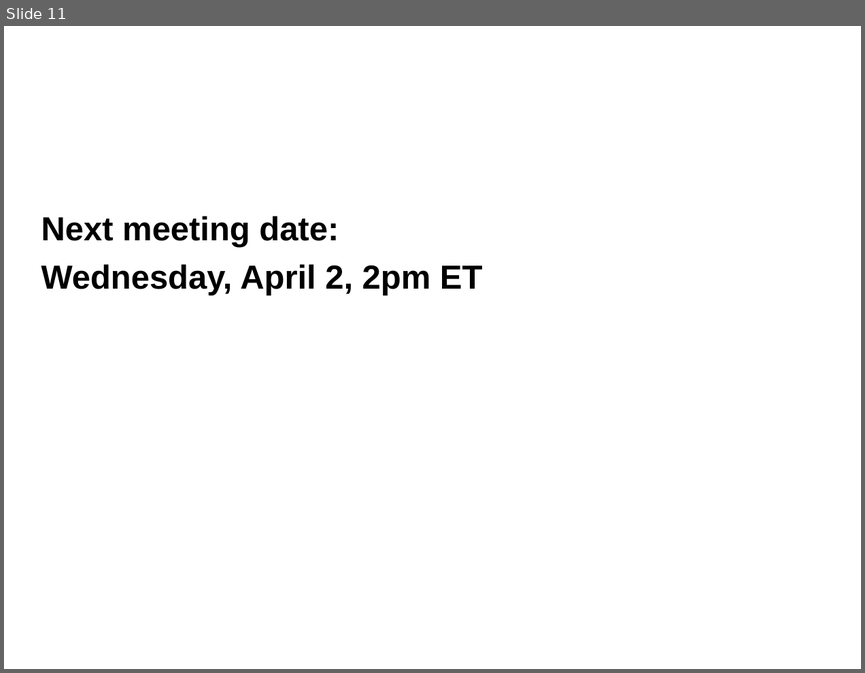
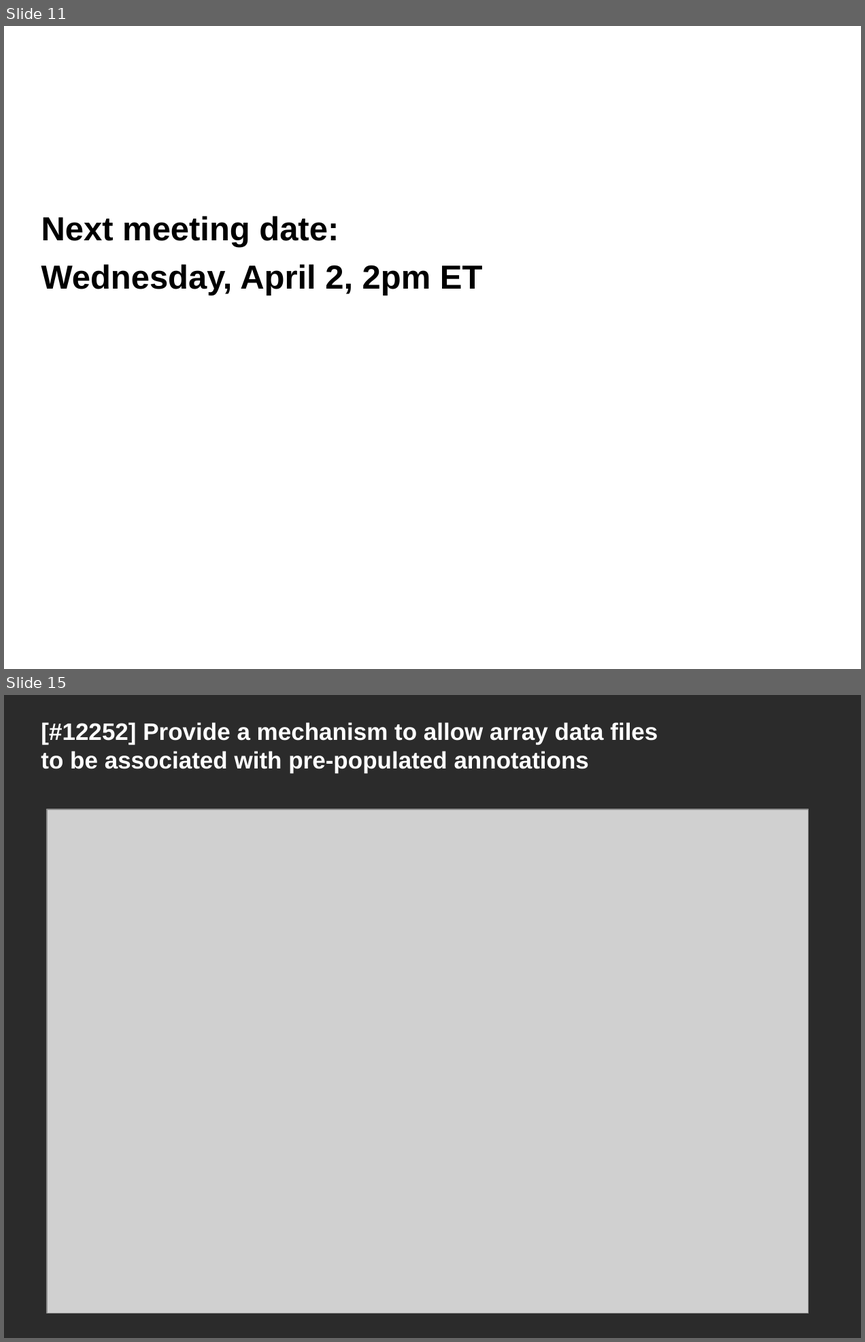
Before and after one commit to NCIP/caarray-docs, a slide deck: project_management/open_meetings/caArray User Community Meeting March5.ppt. Shown one above the other, each under a label of ours: slide 11 before the commit, slides 11 and 15 after it; the slides between them are not shown. The pictures are 865x673 and 865x1342 pixels, drawn with LibreOffice and Linux fonts; fonts in the diff are those of the drawing; grey boxes stand for pictures; background and template pictures are left out; a plain dark background stands for a picture behind light text. Boxes give left, top, right and bottom in pixels: in the first picture for what was removed or moved away, otherwise in the second. Text is boxed around its words. In the diff, an @@ line names an element or a change of style, - is before the commit and + after.

Commit message:
annotated demo screenshots

```diff
--- a/project_management/open_meetings/caArray User Community Meeting March5.ppt
+++ b/project_management/open_meetings/caArray User Community Meeting March5.ppt
@@ slide 15 added at (4,695,861,1338), background picture (left out) @@
@@ title added at (41,722,657,773), 20 pt, text #FFFFFF, bold @@
+[#12252] Provide a mechanism to allow array data files to be associated with pre-populated annotations
@@ picture added at (47,809,808,1312) @@
```
Also in this commit, not shown: 5 other slides added, 6 slides removed.
